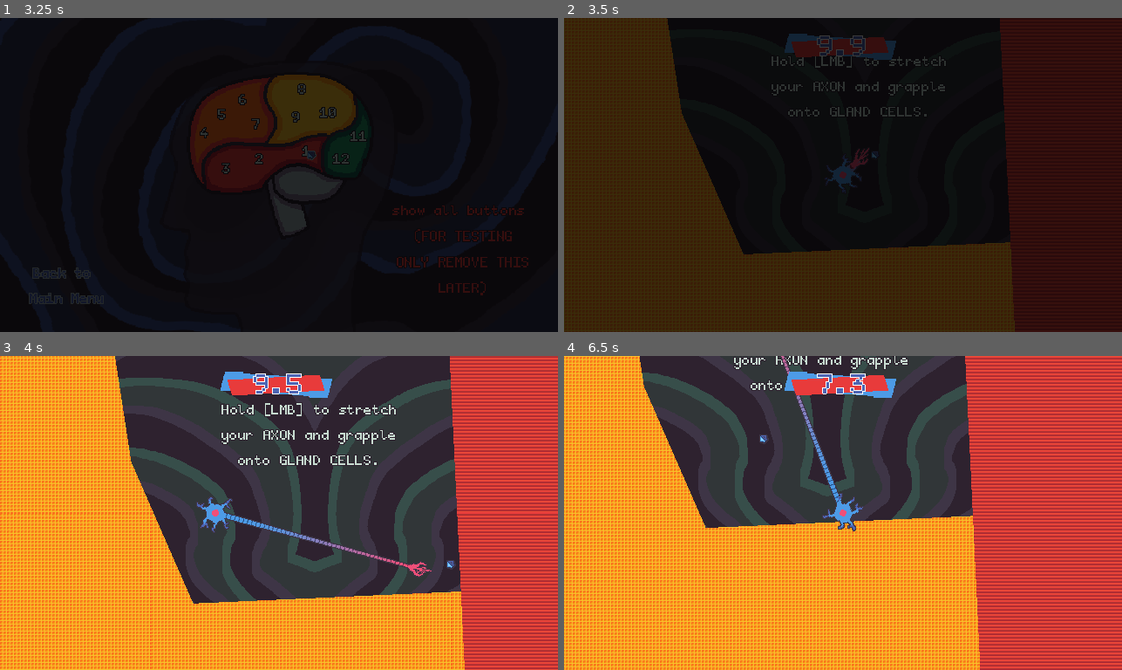
Above: before the commit, frames 1-4 (two rows, left to right).
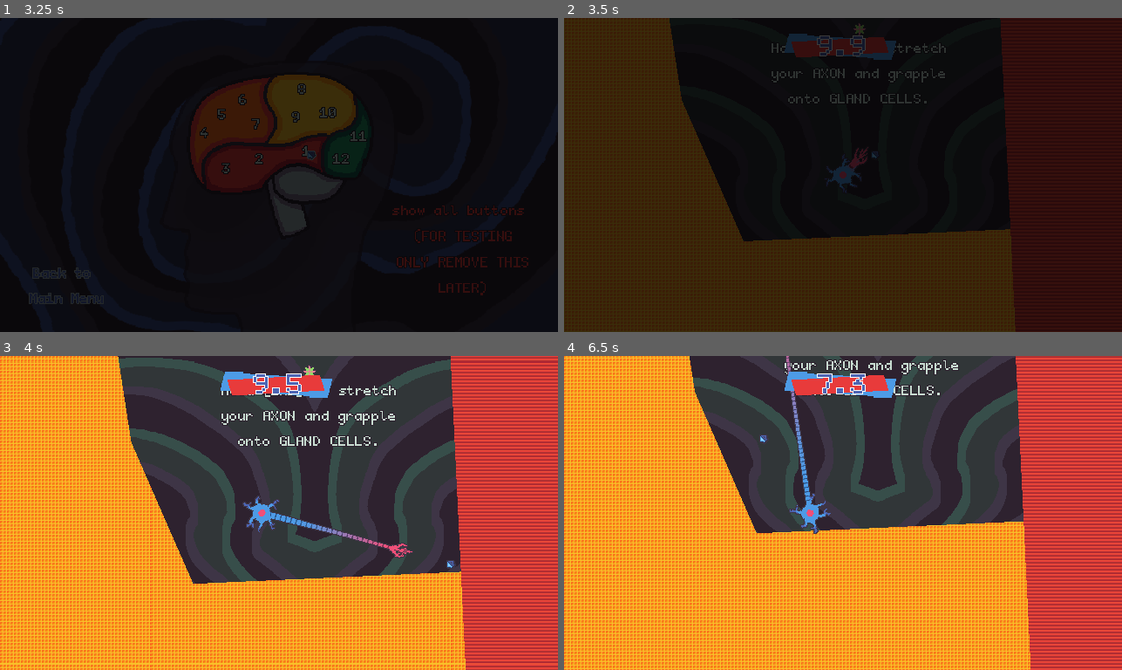
Above: after the commit, the same moments.

Repository: bnhrl/MomentumIsEverythingCountDown
Game: Godot game, scene res://Game/MainMenu/main_menu.tscn
Same seed, same stepped clock (60 frames per second), same inputs: the game is played once before the commit and once after it.
Inputs (mouse positions are in pixels of both pictures, inside the frame that each line leads up to):
- Up to frame 1 (3.25 s): move the mouse to (267, 225) at 0.52 s; hold D (right) 0.53-1.28 s; click (267, 225) at 0.6 s; move the mouse to (66, 284) at 1.27 s; hold S (down) 1.28-2.03 s; click (66, 284) at 1.35 s; move the mouse to (463, 247) at 2.02 s; hold D (right) 2.03-2.78 s; click (463, 247) at 2.1 s; move the mouse to (306, 149) at 2.77 s; hold W (up) from 2.78 s (still down); click (306, 149) at 2.85 s
- Up to frame 2 (3.5 s): keep holding W (up)
- Up to frame 3 (4 s): move the mouse to (446, 560) at 3.52 s; release W (up) at 3.53 s; hold A (left) from 3.53 s (still down); click (446, 560) at 3.6 s
- Up to frame 4 (6.5 s): move the mouse to (675, 465) at 4.27 s; click (675, 465) at 4.35 s; move the mouse to (870, 513) at 5.02 s; release A (left) at 5.03 s; hold S (down) 5.03-5.78 s; click (870, 513) at 5.1 s; move the mouse to (759, 434) at 5.77 s; hold D (right) from 5.78 s (still down); click (759, 434) at 5.85 s

Frame 1 is identical in both runs. In frame 2, 4.3% of the frame differs, in the area x 18-81%, y 0-100%; in frame 3, 45%; in frame 4, 70%, in the area x 0-100%, y 0-100%.

Commit message:
Slowed Player, clarified amoeba tutorial (based on playtester feedback)

Diff:
--- a/Game/Levels/Level5/level_5.tscn
+++ b/Game/Levels/Level5/level_5.tscn
@@ -247,7 +247,7 @@
 theme_override_colors/font_outline_color = Color(0.18039216, 0.13333334, 0.18431373, 1)
 theme_override_constants/outline_size = 4
 bbcode_enabled = true
-text = "BRAIN EATING AMOEBA are vicious creatures. Destroy or avoid them at all costs."
+text = "BRAIN EATING AMOEBA are vicious creatures. Destroy them with enough MOMENTUM."
 scroll_active = false
 horizontal_alignment = 1
 vertical_alignment = 1
--- a/Game/Player/player.gd
+++ b/Game/Player/player.gd
@@ -1,7 +1,7 @@
 class_name Player extends CharacterBody2D
 
 
-const SPEED = 250.0
+const SPEED = 100.0
 
 var momentum := Vector2.ZERO
 
Not shown, added: export_presets.cfg
